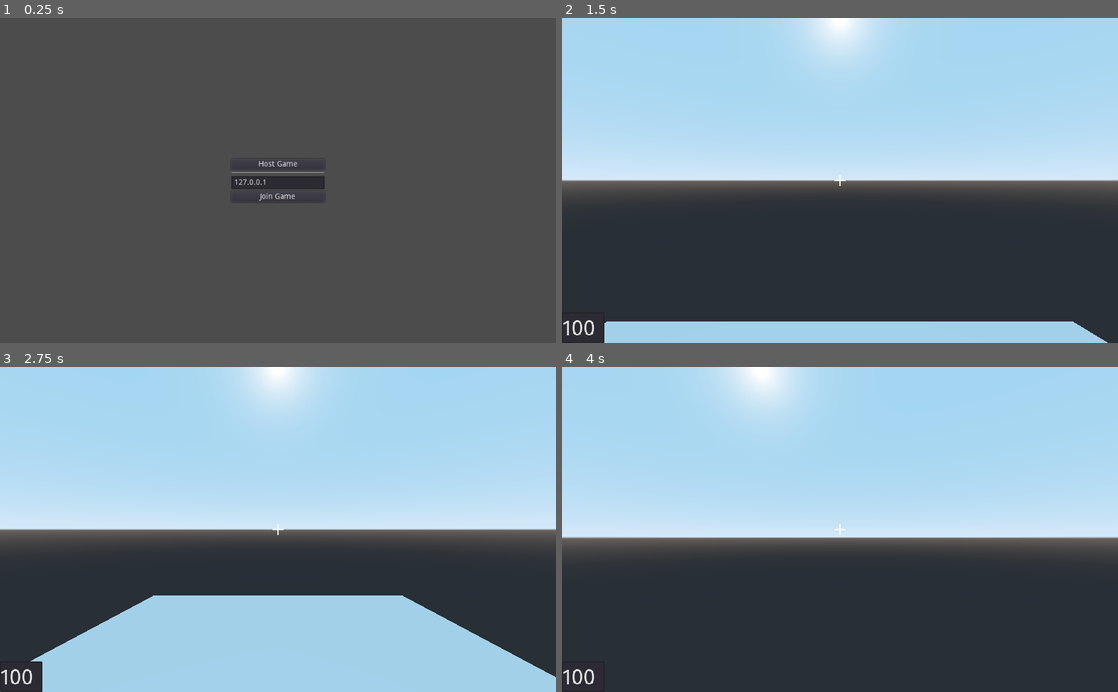
Above: before the commit, frames 1-4 (two rows, left to right).
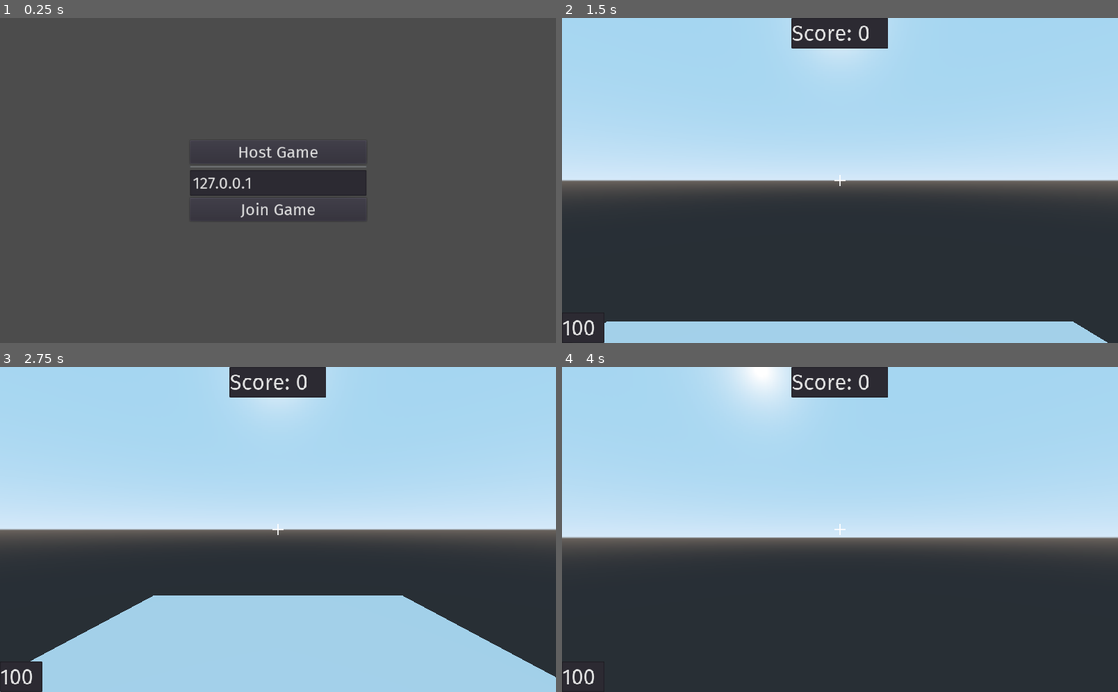
Above: after the commit, the same moments.

Repository: Linko-3D/Godot-Simple-Multiplayer-FPS
Game: Godot game, scene res://scenes/Lobby.tscn
Two runs of this game, one before a commit and one after it. Both use one fixed random seed, a clock stepped at 60 frames per second and the inputs below.
Inputs (mouse positions are in pixels of both pictures, inside the frame that each line leads up to):
- Up to frame 1 (0.25 s): no input
- Up to frame 2 (1.5 s): tap Enter (ui_accept) at 0.5, 0.77 s; move the mouse to (962, 164) at 0.52 s; hold D (right) 0.53-1.25 s; click (962, 164) at 0.6 s; click "Host Game" at 1.25 s
- Up to frame 3 (2.75 s): move the mouse to (166, 545) at 2.02 s; hold S (backward) from 2.03 s (still down); click (166, 545) at 2.1 s; tap Enter (ui_accept) at 2.27 s
- Up to frame 4 (4 s): move the mouse to (851, 523) at 2.77 s; release S (backward) at 2.78 s; hold W (forward) from 2.78 s (still down); click (851, 523) at 2.85 s; move the mouse to (834, 536) at 3.52 s; click (834, 536) at 3.6 s; tap Enter (ui_accept) at 3.77 s

The runs differ from the first frame. In frame 1, 2.2% of the frame differs, in the area x 34-66%, y 39-62%; in frame 2, 1.6%; in frame 3, 1.6%; in frame 4, 1.6%.

Commit message:
score added

Diff:
--- a/scenes/Lobby.tscn
+++ b/scenes/Lobby.tscn
@@ -1,10 +1,19 @@
-[gd_scene load_steps=2 format=2]
+[gd_scene load_steps=5 format=2]
 
 [ext_resource path="res://scripts/Lobby.gd" type="Script" id=1]
+[ext_resource path="res://other/FiraSans-Regular.ttf" type="DynamicFontData" id=2]
+
+[sub_resource type="DynamicFont" id=1]
+size = 30
+font_data = ExtResource( 2 )
+
+[sub_resource type="Theme" id=2]
+default_font = SubResource( 1 )
 
 [node name="Lobby" type="Control"]
 anchor_right = 1.0
 anchor_bottom = 1.0
+theme = SubResource( 2 )
 script = ExtResource( 1 )
 __meta__ = {
 "_edit_use_anchors_": false
@@ -15,34 +24,34 @@
 anchor_top = 0.5
 anchor_right = 0.5
 anchor_bottom = 0.5
-margin_left = -86.0
-margin_top = -40.0
-margin_right = 86.0
-margin_bottom = 40.0
+margin_left = -162.5
+margin_top = -74.5
+margin_right = 162.5
+margin_bottom = 74.5
 __meta__ = {
 "_edit_use_anchors_": false
 }
 
 [node name="HostButton" type="Button" parent="Menu"]
-margin_right = 172.0
-margin_bottom = 20.0
+margin_right = 325.0
+margin_bottom = 43.0
 text = "Host Game"
 
 [node name="HSeparator" type="HSeparator" parent="Menu"]
-margin_top = 24.0
-margin_right = 172.0
-margin_bottom = 28.0
+margin_top = 47.0
+margin_right = 325.0
+margin_bottom = 51.0
 
 [node name="IP" type="LineEdit" parent="Menu"]
-margin_top = 32.0
-margin_right = 172.0
-margin_bottom = 56.0
+margin_top = 55.0
+margin_right = 325.0
+margin_bottom = 102.0
 text = "127.0.0.1"
 
 [node name="JoinButton" type="Button" parent="Menu"]
-margin_top = 60.0
-margin_right = 172.0
-margin_bottom = 80.0
+margin_top = 106.0
+margin_right = 325.0
+margin_bottom = 149.0
 text = "Join Game"
 [connection signal="pressed" from="Menu/HostButton" to="." method="_on_HostButton_pressed"]
 [connection signal="pressed" from="Menu/JoinButton" to="." method="_on_JoinButton_pressed"]
--- a/scenes/Player.tscn
+++ b/scenes/Player.tscn
@@ -67,3 +67,14 @@
 margin_top = -56.0
 margin_right = 78.0
 text = "100"
+
+[node name="Score" type="TextEdit" parent="HUD"]
+anchor_left = 0.5
+anchor_right = 0.5
+margin_left = -89.0
+margin_right = 89.0
+margin_bottom = 56.0
+text = "Score: 0"
+__meta__ = {
+"_edit_use_anchors_": false
+}
--- a/scripts/Player.gd
+++ b/scripts/Player.gd
@@ -5,6 +5,7 @@
 var jump_force = 6.5
 
 var health = 100
+var score = 0
 
 puppet var puppet_transform = null
 puppet var puppet_camera_rotation = null
@@ -21,6 +22,7 @@
 	if is_network_master():
 
 		$HUD/Health.text = str(health)
+		$HUD/Score.text = "Score: " + str(score)
 
 		if health <= 0:
 			rpc("respawn")
@@ -68,9 +70,14 @@
 
 			if target.has_method("damaged"):
 				target.rpc("damaged")
+				if target.health == 0:
+					rpc("scored")
 
 	if Input.is_action_just_pressed("ui_cancel"):
 		Input.set_mouse_mode(Input.MOUSE_MODE_VISIBLE)
+
+remotesync func scored():
+	score += 1
 
 remotesync func respawn():
 	health = 100
